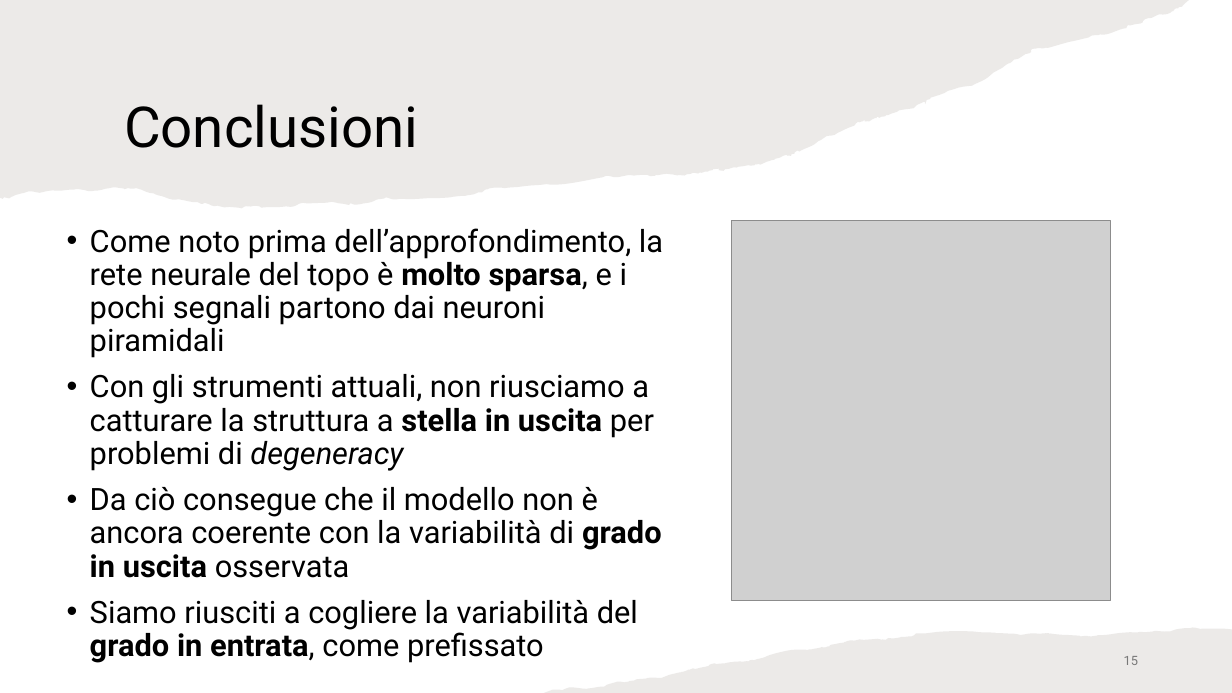
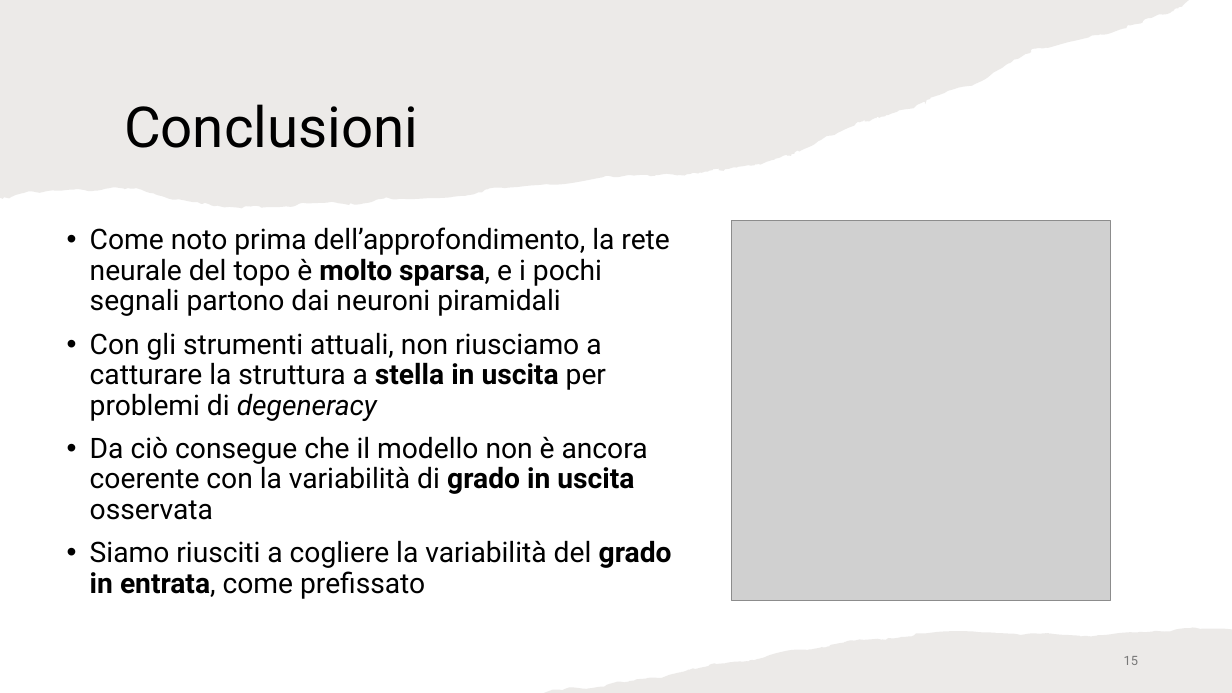
Before and after one commit to cMancio00/sand-2024, a slide deck: slide 15 of Analysis of visual cortical neurons of mice.pptx. Drawn at 1232x693 pixels with LibreOffice and Linux fonts; fonts in the diff are those of the drawing; grey boxes stand for pictures. Boxes give left, top, right and bottom in pixels: in the first picture for what was removed or moved away, otherwise in the second. Text is boxed around its words. In the diff, an @@ line names an element or a change of style, - is before the commit and + after.

```diff
--- a/Analysis of visual cortical neurons of mice.pptx
+++ b/Analysis of visual cortical neurons of mice.pptx
@@ text "Come noto prima dell’approfondimento, la ..." at [90, 227, 672, 599]: size 24 to 22 pt @@
```
Also in this commit, not shown: 2 other slides changed.
